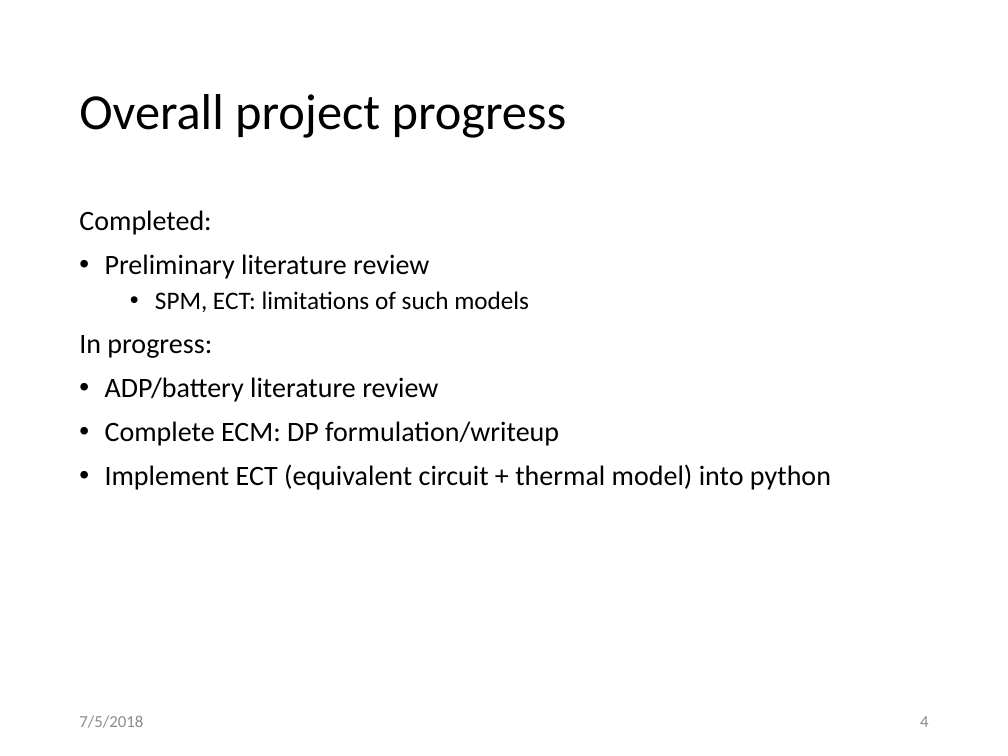
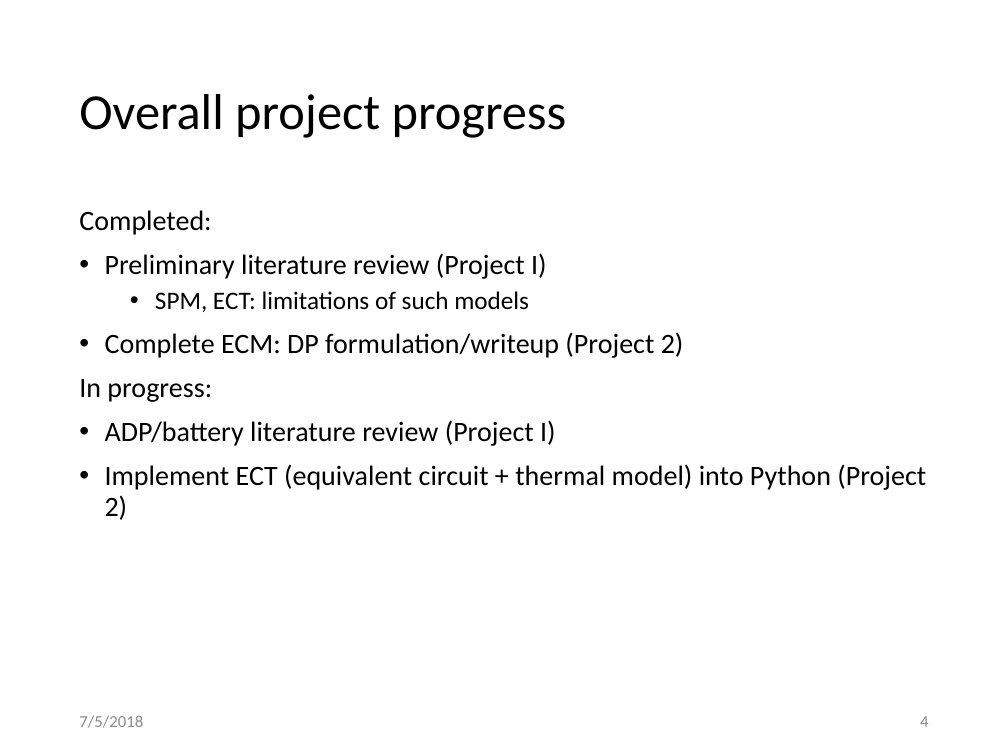
Before and after one commit to rselvak6/LGChem, a slide deck: slide 4 of Presentations/0705_LitFindings.pptx. Drawn at 1008x756 pixels with LibreOffice and Linux fonts; fonts in the diff are those of the drawing. Boxes give left, top, right and bottom in pixels: in the first picture for what was removed or moved away, otherwise in the second. Text is boxed around its words. In the diff, an @@ line names an element or a change of style, - is before the commit and + after.

```diff
--- a/Presentations/0705_LitFindings.pptx
+++ b/Presentations/0705_LitFindings.pptx
@@ text at [105,253,547,279]: text changed @@
-• Preliminary literature review
+• Preliminary literature review (Project I)
@@ text at [105,332,684,358]: paragraph added @@
+• Complete ECM: DP formulation/writeup (Project 2)
@@ text at [105,420,926,520]: text changed @@
-• ADP/battery literature review
-• Complete ECM: DP formulation/writeup
-• Implement ECT (equivalent circuit + thermal model) into python
+• ADP/battery literature review (Project I)
+• Implement ECT (equivalent circuit + thermal model) into Python (Project 2)
```
Also in this commit, not shown: 2 other slides changed.
